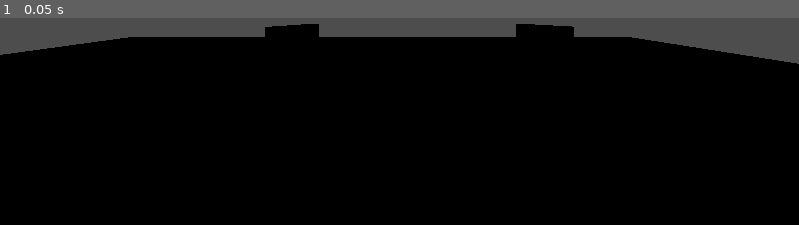
Above: before the commit, frame 1.
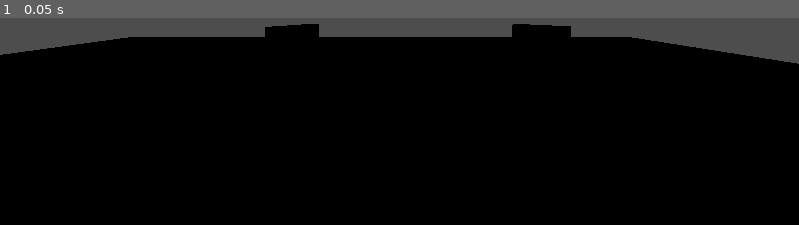
Above: after the commit, the same moment.

Repository: D3dde/giornataMemoria
Game: Godot game, scene res://scenes/main.tscn
Two runs of this game, one before a commit and one after it. Both use one fixed random seed, a clock stepped at 60 frames per second and the inputs below.
Inputs:
- Up to frame 1 (0.05 s): no input

The runs differ from the first frame. In frame 1, less than 0.1% of the frame differs, in the area x 64-72%, y 2-10%.

Commit message:
point and click works

Diff:
--- a/scenes/main.tscn
+++ b/scenes/main.tscn
@@ -1,7 +1,8 @@
-[gd_scene load_steps=7 format=3 uid="uid://jxvaln4eq8xj"]
+[gd_scene load_steps=8 format=3 uid="uid://jxvaln4eq8xj"]
 
-[ext_resource type="Texture2D" uid="uid://yws8m5sw5878" path="res://textures/Vector/texture_01.svg" id="1_gr24q"]
+[ext_resource type="Texture2D" uid="uid://yws8m5sw5878" path="res://textures/test/Vector/texture_01.svg" id="1_gr24q"]
 [ext_resource type="Script" path="res://scripts/main.gd" id="1_wm6nw"]
+[ext_resource type="Script" path="res://scripts/item.gd" id="3_ik2xn"]
 
 [sub_resource type="StandardMaterial3D" id="StandardMaterial3D_3ekhn"]
 albedo_texture = ExtResource("1_gr24q")
@@ -13,9 +14,10 @@
 
 [sub_resource type="BoxMesh" id="BoxMesh_wfrkt"]
 
-[node name="Node3D" type="Node3D" node_paths=PackedStringArray("camera")]
+[node name="Node3D" type="Node3D" node_paths=PackedStringArray("camera", "default_position")]
 script = ExtResource("1_wm6nw")
 camera = NodePath("Camera3D")
+default_position = NodePath("DefaultPosition")
 
 [node name="DefaultPosition" type="Marker3D" parent="."]
 transform = Transform3D(0.00616089, 0, 0.999981, 0, 1, 0, -0.999981, 0, 0.00616089, 9.12164, 7.33214, -3.52639)
@@ -32,6 +34,7 @@
 
 [node name="immagine" type="StaticBody3D" parent="items"]
 transform = Transform3D(1, 0, 0, 0, 1, 0, 0, 0, 1, -14.1788, 3.47205, 4.72339)
+script = ExtResource("3_ik2xn")
 
 [node name="CollisionShape3D" type="CollisionShape3D" parent="items/immagine"]
 transform = Transform3D(-3.08644, 0, 0.650774, 0, 3.735, 0, -2.6454, 0, -0.759271, 0, 0, 0)
@@ -54,13 +57,14 @@
 offset_top = 198.0
 offset_right = 820.176
 offset_bottom = 201.32
-text = "deh - didascalia
-bla bla
-bla bla
-bla bla"
+text = "FOTO 1
+didascalia
+bla bla bla
+bla bla bla"
 
 [node name="immagine2" type="StaticBody3D" parent="items"]
-transform = Transform3D(-0.0695649, 0, -0.997577, 0, 1, 0, 0.997577, 0, -0.0695649, -14.1788, 3.47205, -15.165)
+transform = Transform3D(0.060282, 0, -0.998181, 0, 1, 0, 0.998181, 0, 0.060282, -14.1788, 3.47205, -14.9348)
+script = ExtResource("3_ik2xn")
 
 [node name="CollisionShape3D" type="CollisionShape3D" parent="items/immagine2"]
 transform = Transform3D(-3.08644, 0, 0.650774, 0, 3.735, 0, -2.6454, 0, -0.759271, 0, 0, 0)
@@ -69,7 +73,7 @@
 [node name="quadro1" type="MeshInstance3D" parent="items/immagine2"]
 transform = Transform3D(-3.08644, 0, 0.650774, 0, 3.735, 0, -2.6454, 0, -0.759271, 0, 0, 0)
 mesh = SubResource("BoxMesh_wfrkt")
-skeleton = NodePath("../../..")
+skeleton = NodePath("../..")
 
 [node name="Marker3D" type="Marker3D" parent="items/immagine2"]
 transform = Transform3D(-0.716935, 0, 0.69714, 0, 1, 0, -0.69714, 0, -0.716935, 3.078, 0.233, -3.209)
@@ -83,10 +87,12 @@
 offset_top = 198.0
 offset_right = 820.176
 offset_bottom = 201.32
-text = "deh - didascalia
-bla bla
-bla bla
-bla bla"
+text = "FOTO 2
+didascalia
+bla bla bla
+bla bla bla"
 
-[connection signal="input_event" from="items/immagine" to="." method="_on_static_body_3d_input_event"]
-[connection signal="input_event" from="items/immagine2" to="." method="_on_static_body_3d_input_event"]
+[connection signal="collision_click" from="items/immagine" to="." method="_on_immagine_collision_click"]
+[connection signal="input_event" from="items/immagine" to="items/immagine" method="_on_input_event"]
+[connection signal="collision_click" from="items/immagine2" to="." method="_on_immagine_collision_click"]
+[connection signal="input_event" from="items/immagine2" to="items/immagine2" method="_on_input_event"]
--- a/scripts/item.gd
+++ b/scripts/item.gd
@@ -0,0 +1,15 @@
+extends StaticBody3D
+
+signal collision_click
+
+# Called when the node enters the scene tree for the first time.
+func _ready() -> void:
+	pass # Replace with function body.
+
+
+# Called every frame. 'delta' is the elapsed time since the previous frame.
+func _process(delta: float) -> void:
+	pass
+
+func _on_input_event(camera: Node, event: InputEvent, event_position: Vector3, normal: Vector3, shape_idx: int) -> void:
+	emit_signal("collision_click", event, self)
--- a/scripts/main.gd
+++ b/scripts/main.gd
@@ -1,6 +1,10 @@
 extends Node3D
 
+
 @export var camera : Camera3D
+@export var default_position : Marker3D
+var focussedBody : StaticBody3D
+
 
 # Called when the node enters the scene tree for the first time.
 func _ready() -> void:
@@ -12,18 +16,24 @@
 	pass
 
 
-func _on_static_body_3d_input_event(camera: Node, event: InputEvent, event_position: Vector3, normal: Vector3, shape_idx: int) -> void:
-	if event is InputEventMouseButton and event.pressed:
-		if event.is_action_pressed("click"):
-			print("Collision shape clicked!")
-			var tween = get_tree().create_tween()
-			tween.tween_property(camera, "position", $items/immagine/Marker3D.position, 1)
-			$items/immagine/Label.show()
+func _on_immagine_collision_click(event : InputEvent, node : Node) -> void:
+	if event.is_action_pressed("click"):
+		print("Collision shape clicked!")
+		focussedBody = node
+
+		var tween = get_tree().create_tween()
+		tween.tween_property(camera, "position", node.get_node("Marker3D").global_position, 1).set_trans(Tween.TRANS_CUBIC)
+		tween.parallel().tween_property(camera, "rotation", node.get_node("Marker3D").global_rotation, 1).set_trans(Tween.TRANS_CUBIC)
+		focussedBody.get_node("Label").show()
 
 
 func _input(event: InputEvent) -> void:
-	if event is InputEventKey and event.pressed and event.is_action_pressed("esc"):
+	if event.is_action_pressed("esc"):
 		print("Returning to default position")
+		if (focussedBody != null):
+			focussedBody.get_node("Label").hide()
+			focussedBody = null
+
 		var tween = get_tree().create_tween()
-		tween.tween_property(camera, "position", $DefaultPosition.position, 1)
-		$items/immagine/Label.hide()
+		tween.tween_property(camera, "position", default_position.global_position, 0.5).set_trans(Tween.TRANS_SINE)
+		tween.parallel().tween_property(camera, "rotation", default_position.global_rotation, 0.5).set_trans(Tween.TRANS_SINE)
Not shown, removed: textures/PNG/Dark/texture_01.png.import
Not shown, removed: textures/PNG/Dark/texture_02.png.import
Not shown, removed: textures/PNG/Dark/texture_03.png.import
Not shown, removed: textures/PNG/Dark/texture_04.png.import
Not shown, removed: textures/PNG/Dark/texture_05.png.import
Not shown, removed: textures/PNG/Dark/texture_06.png.import
Not shown, removed: textures/PNG/Dark/texture_07.png.import
Not shown, removed: textures/PNG/Dark/texture_08.png.import
Not shown, removed: textures/PNG/Dark/texture_09.png.import
Not shown, removed: textures/PNG/Dark/texture_10.png.import
Not shown, removed: textures/PNG/Dark/texture_11.png.import
Not shown, removed: textures/PNG/Dark/texture_12.png.import
(and 279 more such lines)
